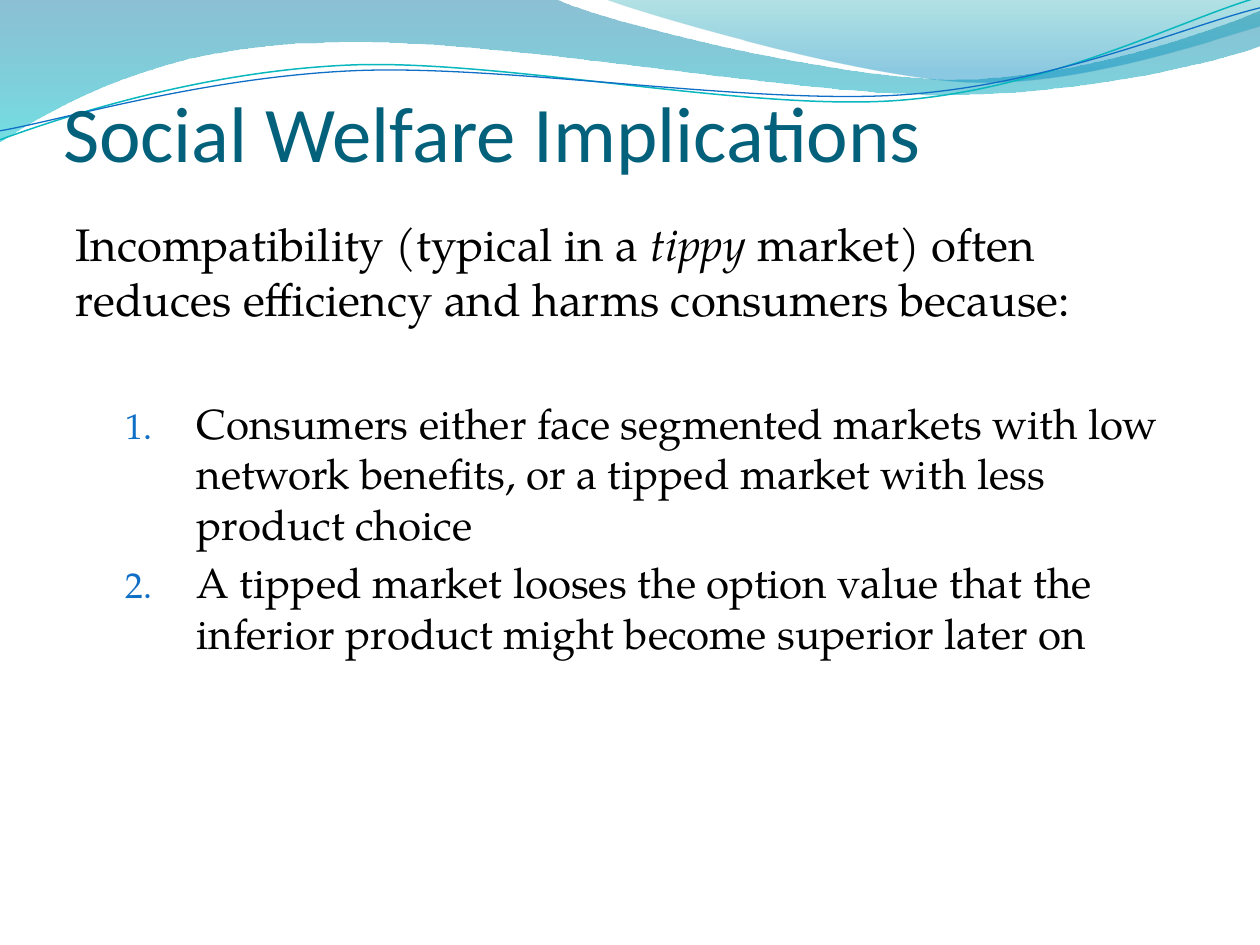
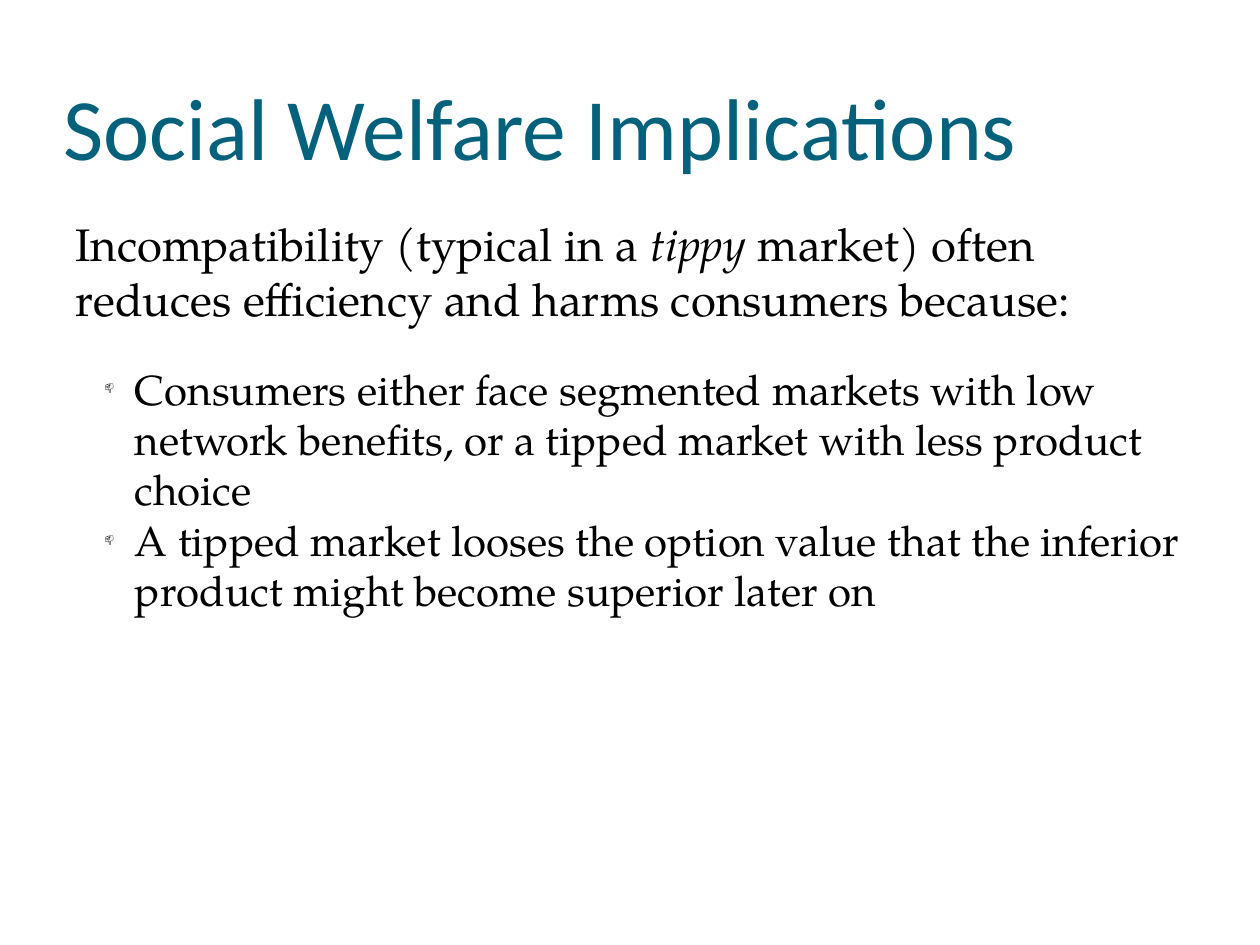
Before and after one commit to muff1nman/ClassNotes, a slide deck: slide 23 of Econ/PPT/S13_Lecture_15.pptx. Drawn at 1260x945 pixels with LibreOffice and Linux fonts; fonts in the diff are those of the drawing; background and template pictures are left out. Boxes give left, top, right and bottom in pixels: in the first picture for what was removed or moved away, otherwise in the second. Text is boxed around its words. In the diff, an @@ line names an element or a change of style, - is before the commit and + after.

```diff
--- a/Econ/PPT/S13_Lecture_15.pptx
+++ b/Econ/PPT/S13_Lecture_15.pptx
@@ freeform shape removed at bbox=[0, 0, 1260, 142] @@
@@ freeform shape removed at bbox=[0, 0, 1260, 147] @@
@@ freeform shape removed at bbox=[0, 8, 1260, 141] @@
@@ freeform shape removed at bbox=[604, 0, 1260, 87] @@
@@ text "Social Welfare Implications" at bbox=[63, 99, 1016, 174]: size 45 to 50 pt @@
@@ text "Incompatibility (typical in a tippy ..." at bbox=[75, 227, 1179, 618]: less space between paragraphs; bullet 1. to 📫 @@
```
Also in this commit, not shown: 23 other slides changed, 11 other files.
